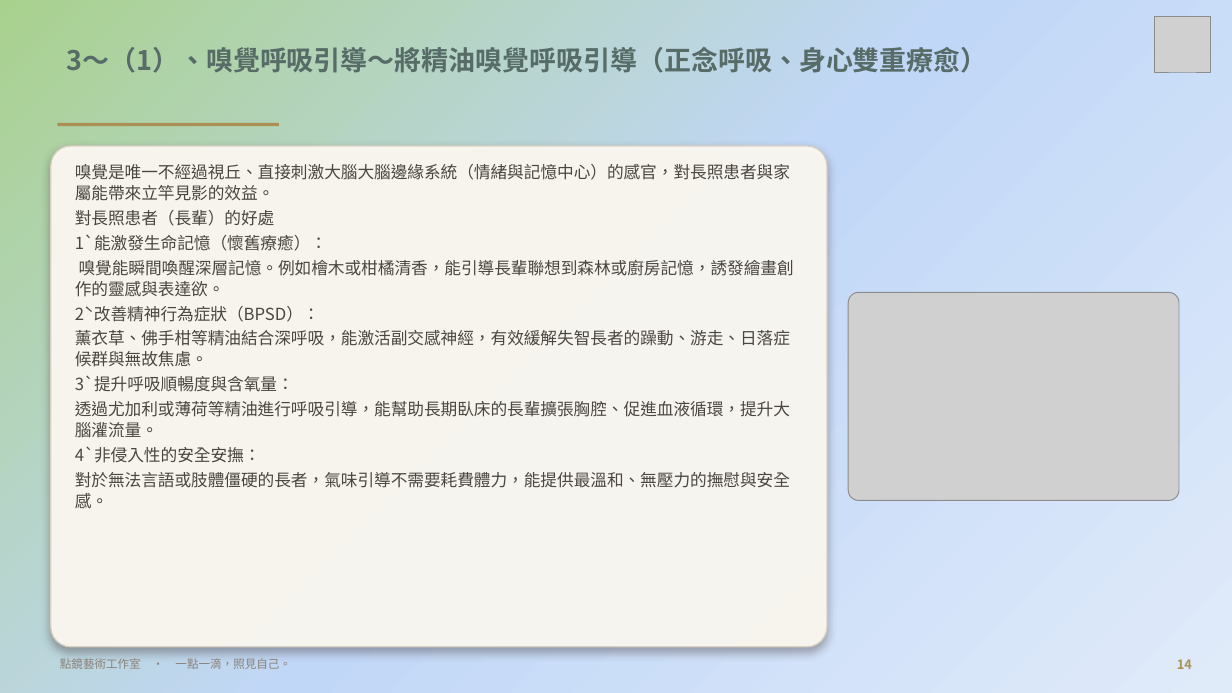
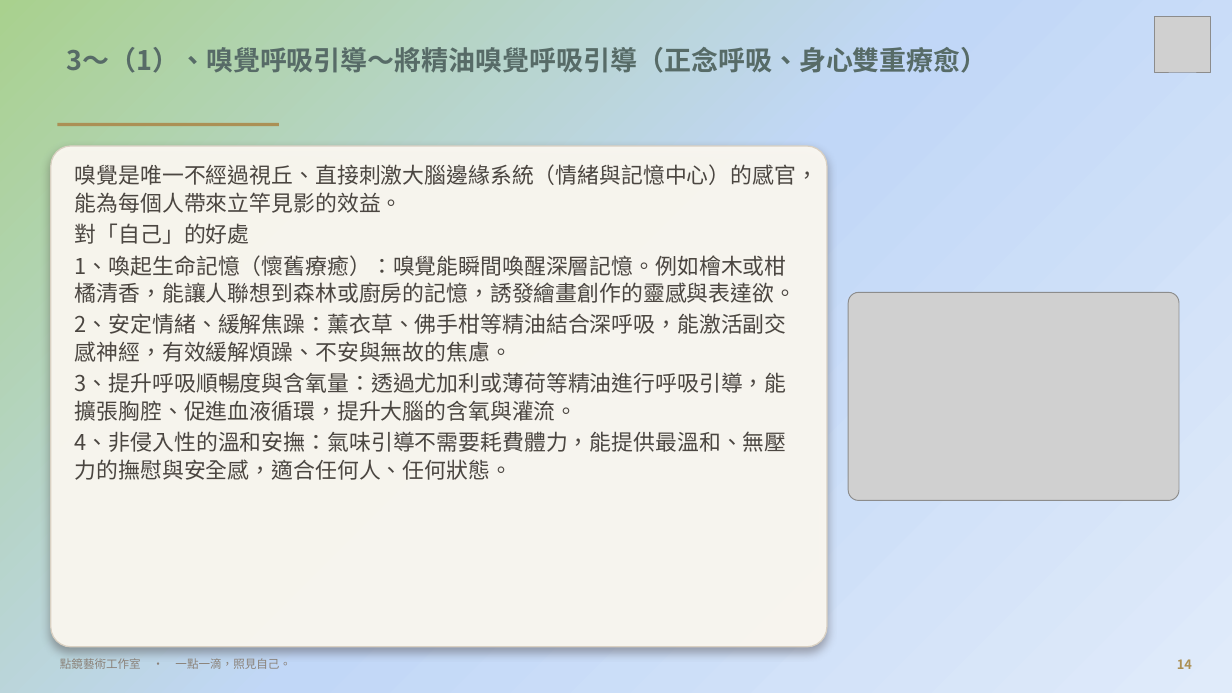
Before and after one commit to serina168/mandala-beginner, a slide deck: slide 14 of 繽紛五感體驗曼陀羅書籤畫_課程大綱.pptx. Drawn at 1232x693 pixels with LibreOffice and Linux fonts; fonts in the diff are those of the drawing; grey boxes stand for pictures; background and template pictures are left out. Boxes give left, top, right and bottom in pixels: in the first picture for what was removed or moved away, otherwise in the second. Text is boxed around its words. In the diff, an @@ line names an element or a change of style, - is before the commit and + after.

```diff
--- a/繽紛五感體驗曼陀羅書籤畫_課程大綱.pptx
+++ b/繽紛五感體驗曼陀羅書籤畫_課程大綱.pptx
@@ text at <box>75,164,818,480</box>: text changed; size 13 to 17 pt @@
-嗅覺是唯一不經過視丘、直接刺激大腦大腦邊緣系統（情緒與記憶中心）的感官，對長照患者與家屬能帶來立竿見影的效益。
-對長照患者（長輩）的好處
-1`能激發生命記憶（懷舊療癒）：
-嗅覺能瞬間喚醒深層記憶。例如檜木或柑橘清香，能引導長輩聯想到森林或廚房記憶，誘發繪畫創作的靈感與表達欲。
-2ˋ改善精神行為症狀（BPSD）：
-薰衣草、佛手柑等精油結合深呼吸，能激活副交感神經，有效緩解失智長者的躁動、游走、日落症候群與無故焦慮。
-3`提升呼吸順暢度與含氧量：
-透過尤加利或薄荷等精油進行呼吸引導，能幫助長期臥床的長輩擴張胸腔、促進血液循環，提升大腦灌流量。
-4`非侵入性的安全安撫：
-對於無法言語或肢體僵硬的長者，氣味引導不需要耗費體力，能提供最溫和、無壓力的撫慰與安全感。
+嗅覺是唯一不經過視丘、直接刺激大腦邊緣系統（情緒與記憶中心）的感官，能為每個人帶來立竿見影的效益。
+對「自己」的好處
+1、喚起生命記憶（懷舊療癒）：嗅覺能瞬間喚醒深層記憶。例如檜木或柑橘清香，能讓人聯想到森林或廚房的記憶，誘發繪畫創作的靈感與表達欲。
+2、安定情緒、緩解焦躁：薰衣草、佛手柑等精油結合深呼吸，能激活副交感神經，有效緩解煩躁、不安與無故的焦慮。
+3、提升呼吸順暢度與含氧量：透過尤加利或薄荷等精油進行呼吸引導，能擴張胸腔、促進血液循環，提升大腦的含氧與灌流。
+4、非侵入性的溫和安撫：氣味引導不需要耗費體力，能提供最溫和、無壓力的撫慰與安全感，適合任何人、任何狀態。
```
Also in this commit, not shown: 11 other slides changed, 1 other file.
